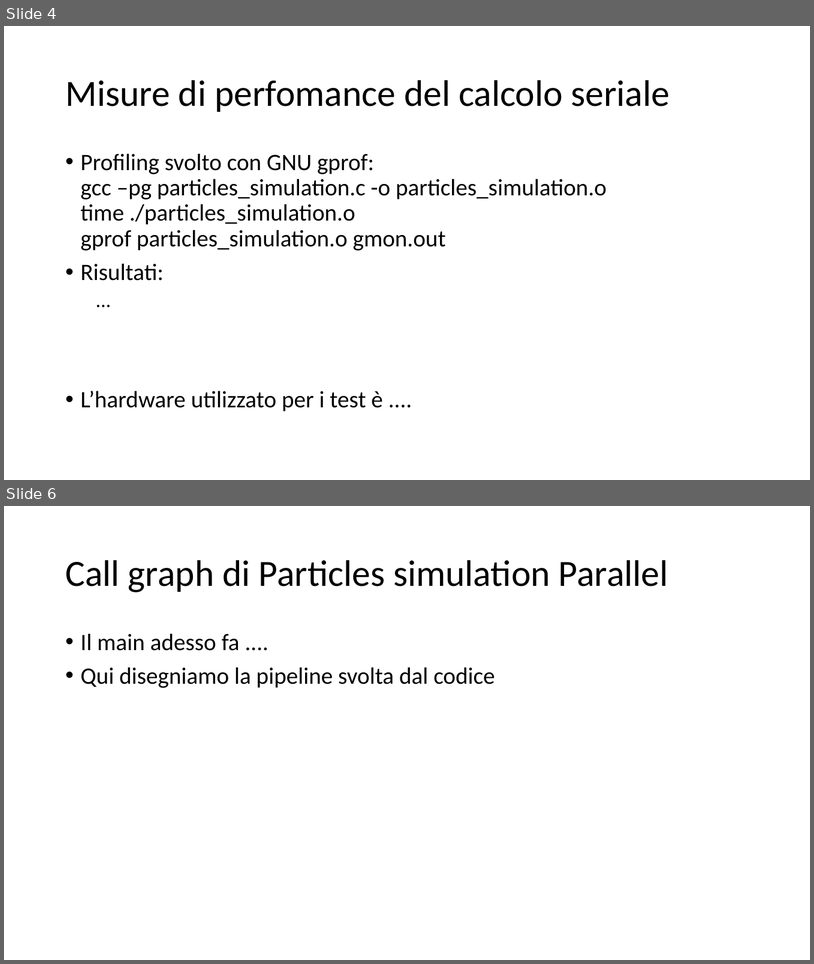
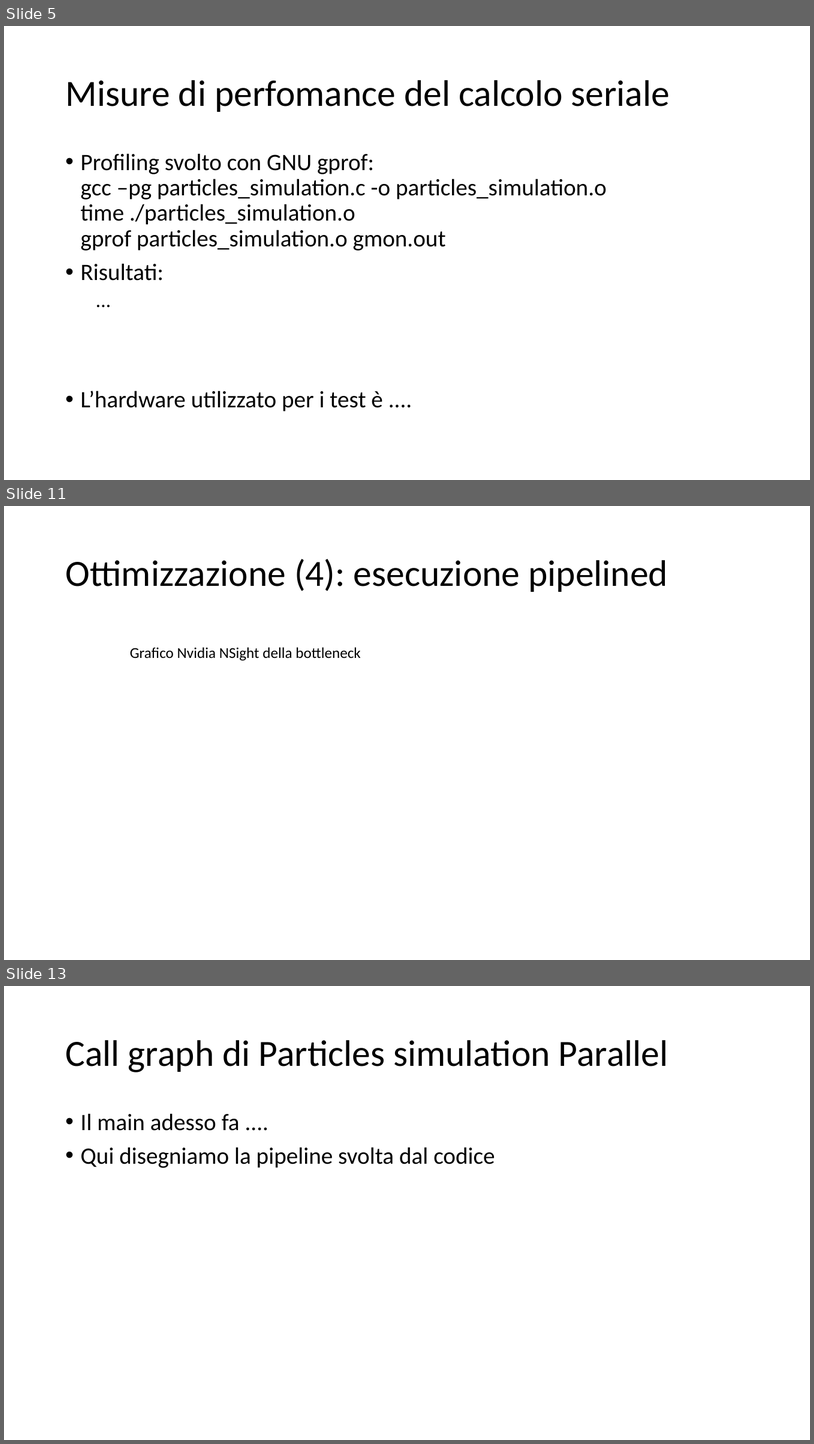
Before and after one commit to piepor/particles-simulation-parallel, a slide deck: presentazione/presentazione.pptx. Shown one above the other, each under a label of ours: slides 4 and 6 before the commit, slides 5, 11 and 13 after it; the slides between them are not shown. The pictures are 814x964 and 814x1444 pixels, drawn with LibreOffice and Linux fonts; fonts in the diff are those of the drawing. Boxes give left, top, right and bottom in pixels: in the first picture for what was removed or moved away, otherwise in the second. Text is boxed around its words. In the diff, an @@ line names an element or a change of style, - is before the commit and + after.

```diff
--- a/presentazione/presentazione.pptx
+++ b/presentazione/presentazione.pptx
@@ slide 11 added at bbox=[4, 506, 810, 960], background #FFFFFF @@
@@ title added at bbox=[65, 559, 668, 592], 44 pt, text #000000 @@
+Ottimizzazione (4): esecuzione pipelined
@@ text added at bbox=[130, 647, 361, 661], 18 pt, text #000000 @@
+Grafico Nvidia NSight della bottleneck
@@ what was slide 4 is now slide 5 @@
@@ what was slide 6 is now slide 13 @@
```
Also in this commit, not shown: 1 slide changed, 9 other slides added, 3 slides removed, 1 other file.
